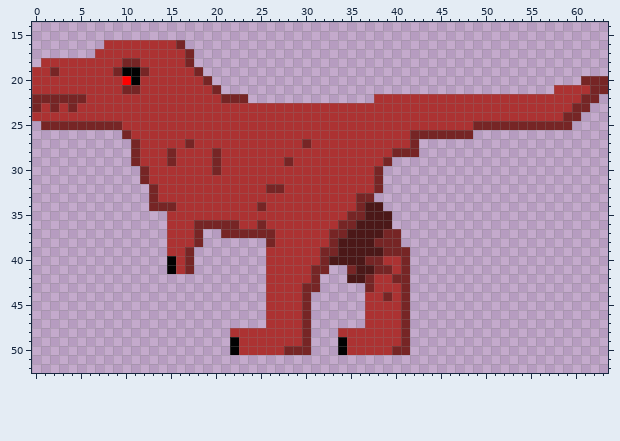
Pixel-art sprite -- Art/trex-0003-walk.png. The picture above was drawn from the file before the commit.
Colours within 5 levels of each other are drawn and written as one. Shown: x 0..63, y 14..52.
Now the later version:
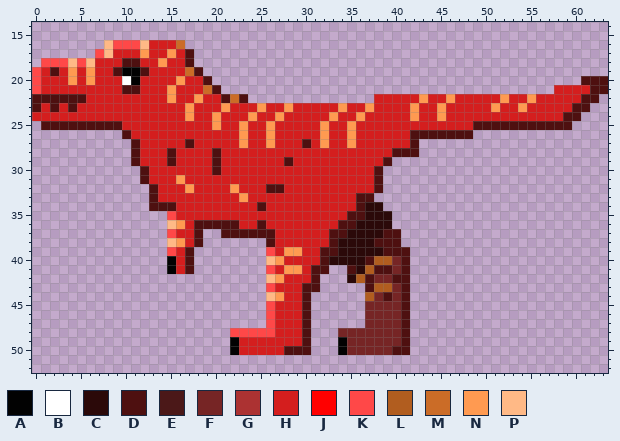
Palette (. is transparent): A #020202  B #ffffff  C #2b0909  D #4e1010  E #4b1818  F #762525  G #ac3232  H #d41e1e  J #ff0000  K #ff4848  L #b15d1f  M #cb6c27  N #ff9a51  P #ffb986
Diff:
file 128x128 -> 64x64 pixels (blocks of 2x2 -> 1x1; one block is one cell here)
Changed rows in their new state; - is an unchanged pixel.
first column x 0:
16 --------PKKKPHHHM-----------------------------------------------
17 -------KPHHHNHHNHD----------------------------------------------
18 -KKKPKPHHHDDHHNHHD----------------------------------------------
19 KHDHNHNHHD--DHHHHMD---------------------------------------------
20 KHHHNHNHHHB-HHHHNHHD-----------------------------------------DDD
21 KHHHHHHHHHDDHHHNHHHMD-------------------------------------HHHHDD
22 DDDDDDHHHHHHHHHNHHNHHDMD--------------HHHHHNHHNHHHHHNHHNHHHHHDD-
23 DHDHDHHHHHHHHHHHHNHHHNHHHNHHNHHHHHNHHNHHHHNHHNHHHHHNHHNHHHHHDD--
24 HHHHHHHHHHHHHHHHHNHHNHHHNHHNHHHHHNHHNHHHHHNHHNHHHHHHHHHHHHHDD---
25 -DDDDDDDDDHHHHHHHHHHNHHNHHNHHHHHNHHNHHHHHHHHHHHHHDDDDDDDDDDD----
26 ----------DHHHHHHHHHHHHNHHNHHHHHNHHNHHHHHHDDDDDDD---------------
27 -----------DHHHHHDHHHHHNHHNHHHDHNHHNHHHHHHD---------------------
28 -----------DHHHDHHHHDHHHHHHHHHHHHHHHHHHHDDD---------------------
29 -----------DHHHDHHHHDHHHHHHHDHHHHHHHHHHD------------------------
30 ------------DHHHHHHHDHHHHHHHHHHHHHHHHHD-------------------------
31 ------------DHHHNHHHHHHHHHHHHHHHHHHHHHD-------------------------
32 -------------DHHHNHHHHNHHHDDHHHHHHHHHHD-------------------------
33 -------------DHHHHHHHHHNHHHHHHHHHHHHDD--------------------------
34 -------------DDDHHHHHHHHHDHHHHHHHHHHDCC-------------------------
35 ---------------KHHHHHHHHHHHHHHHHHHHDDCCC------------------------
36 ---------------PNHDDDDDHHDHHHHHHHHDDCCCC------------------------
37 ---------------KHHD--DDDDDDHHHHHHDDCCCCDD-----------------------
38 ---------------PNHD-------DHHHHHHDCCCCDDD-----------------------
39 ---------------KHD--------KHNNHHDDCCCCCDDD----------------------
40 ----------------HD--------PNHHHHDCCCCDLLFD----------------------
41 ----------------HD--------KHNNHDD--DCLDDFD----------------------
42 --------------------------PNHHHD---CLDFFDD----------------------
43 --------------------------KHHHDD-----DLLFD----------------------
44 --------------------------PNHHD------LFDFD----------------------
45 --------------------------KHHHD------FFFFD----------------------
46 --------------------------KHHHD------FFFFD----------------------
47 --------------------------KHHHD------FFFFD----------------------
48 ----------------------KKKKKHHHD---FFFFFFFD----------------------
49 -----------------------HHHHHHHD----FFFFFFD----------------------
50 -----------------------HHHHHDDD----FFFFFDD----------------------
Changed places in both pictures, as pixel boxes (x1, y1, x2, y2):
changed: (32, 40, 608, 355)
